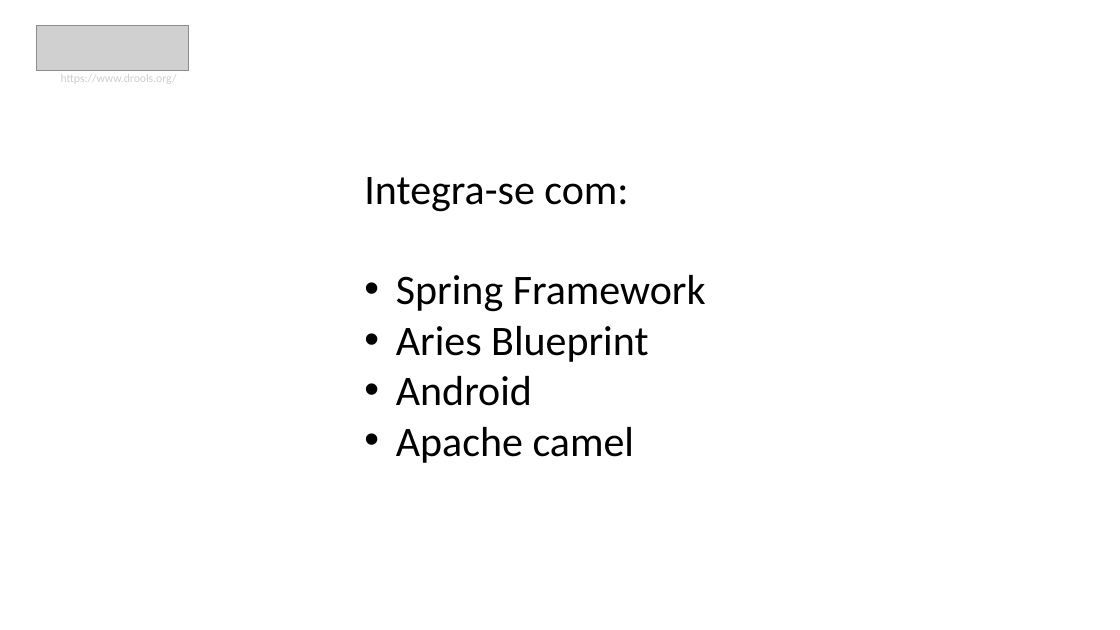
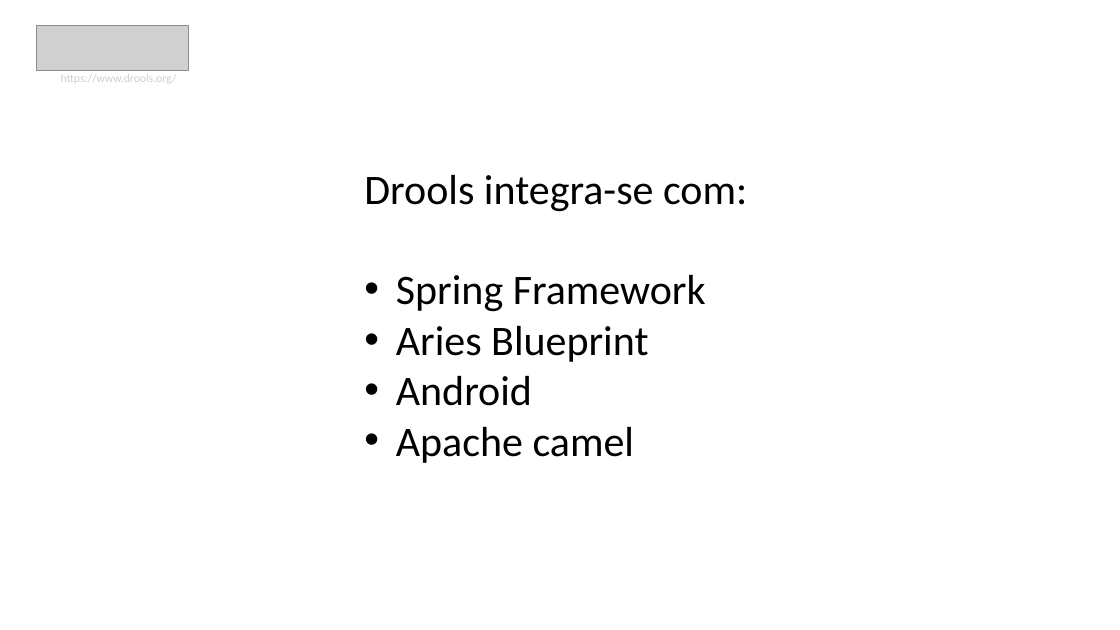
Before and after one commit to sergiogoncalves/Drools, a slide deck: slide 7 of src/main/resources/Apresentação.pptx (slide 4 before the commit). Drawn at 1120x630 pixels with LibreOffice and Linux fonts; fonts in the diff are those of the drawing; grey boxes stand for pictures; background and template pictures are left out. Boxes give left, top, right and bottom in pixels: in the first picture for what was removed or moved away, otherwise in the second. Text is boxed around its words. In the diff, an @@ line names an element or a change of style, - is before the commit and + after.

```diff
--- a/src/main/resources/Apresentação.pptx
+++ b/src/main/resources/Apresentação.pptx
@@ text at (364, 175, 747, 212): text changed @@
-Integra-se com:
+Drools integra-se com:
```
Also in this commit, not shown: 3 slides added, 2 other files.
